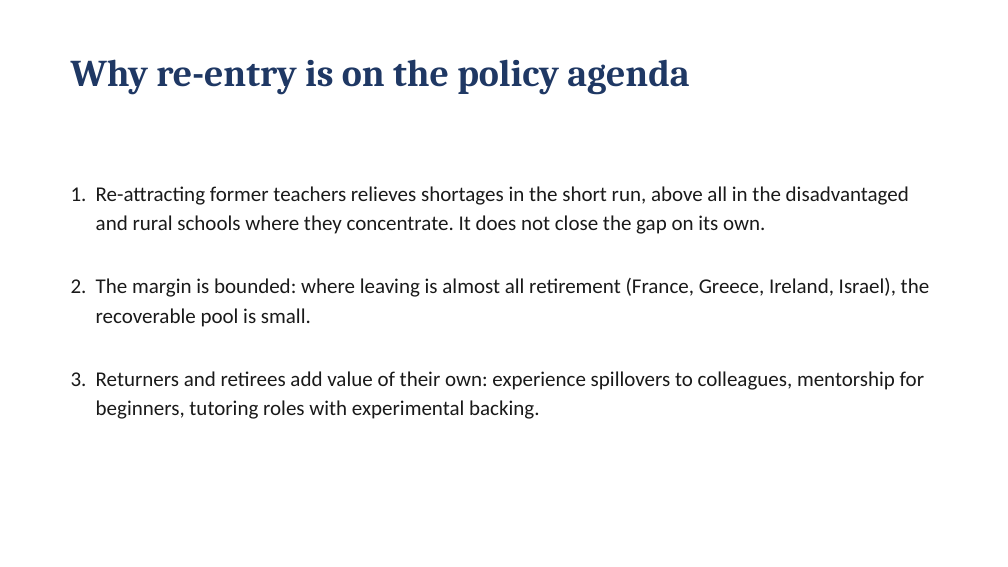
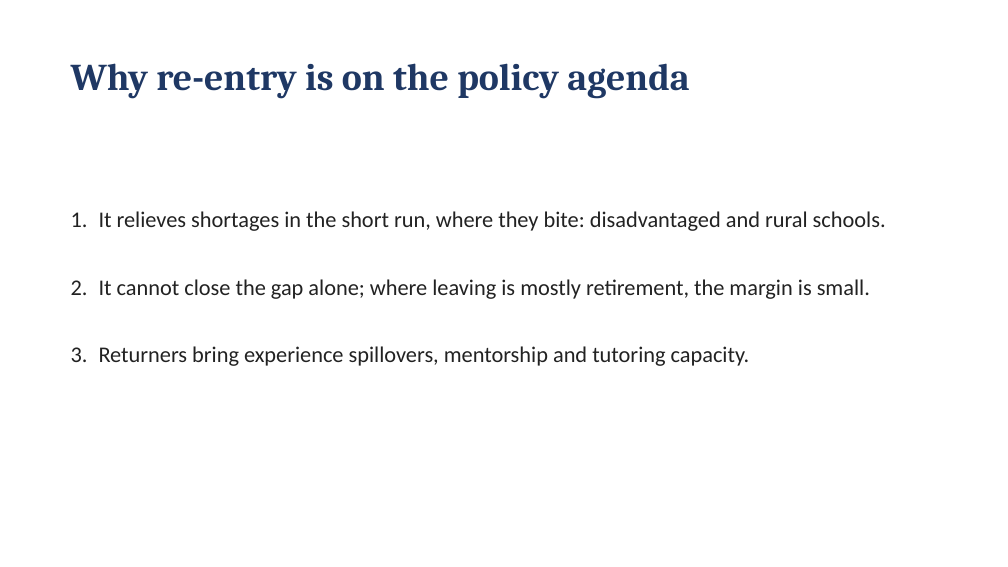
Before and after one commit to jedr1-ship-it/Former-Teachers, a slide deck: slide 2 of Former_Teachers_key_messages.pptx. Drawn at 1008x567 pixels with LibreOffice and Linux fonts; fonts in the diff are those of the drawing. Boxes give left, top, right and bottom in pixels: in the first picture for what was removed or moved away, otherwise in the second. Text is boxed around its words. In the diff, an @@ line names an element or a change of style, - is before the commit and + after.

```diff
--- a/Former_Teachers_key_messages.pptx
+++ b/Former_Teachers_key_messages.pptx
@@ text "Why re-entry is on the ...": place and size @@
-text "Why re-entry is on the ..." at [71, 59, 689, 94]
+text "Why re-entry is on the ..." at [71, 63, 689, 98]
@@ text at [99, 211, 886, 366]: text changed; size 15 to 16 pt; text colour #1A1A1A to #222222 @@
-1. Re-attracting former teachers relieves shortages in the short run, above all in the disadvantaged and rural schools where they concentrate. It does not close the gap on its own.
-2. The margin is bounded: where leaving is almost all retirement (France, Greece, Ireland, Israel), the recoverable pool is small.
-3. Returners and retirees add value of their own: experience spillovers to colleagues, mentorship for beginners, tutoring roles with experimental backing.
+1. It relieves shortages in the short run, where they bite: disadvantaged and rural schools.
+2. It cannot close the gap alone; where leaving is mostly retirement, the margin is small.
+3. Returners bring experience spillovers, mentorship and tutoring capacity.
```
Also in this commit, not shown: 3 other slides changed, 2 slides added, 3 slides removed.
